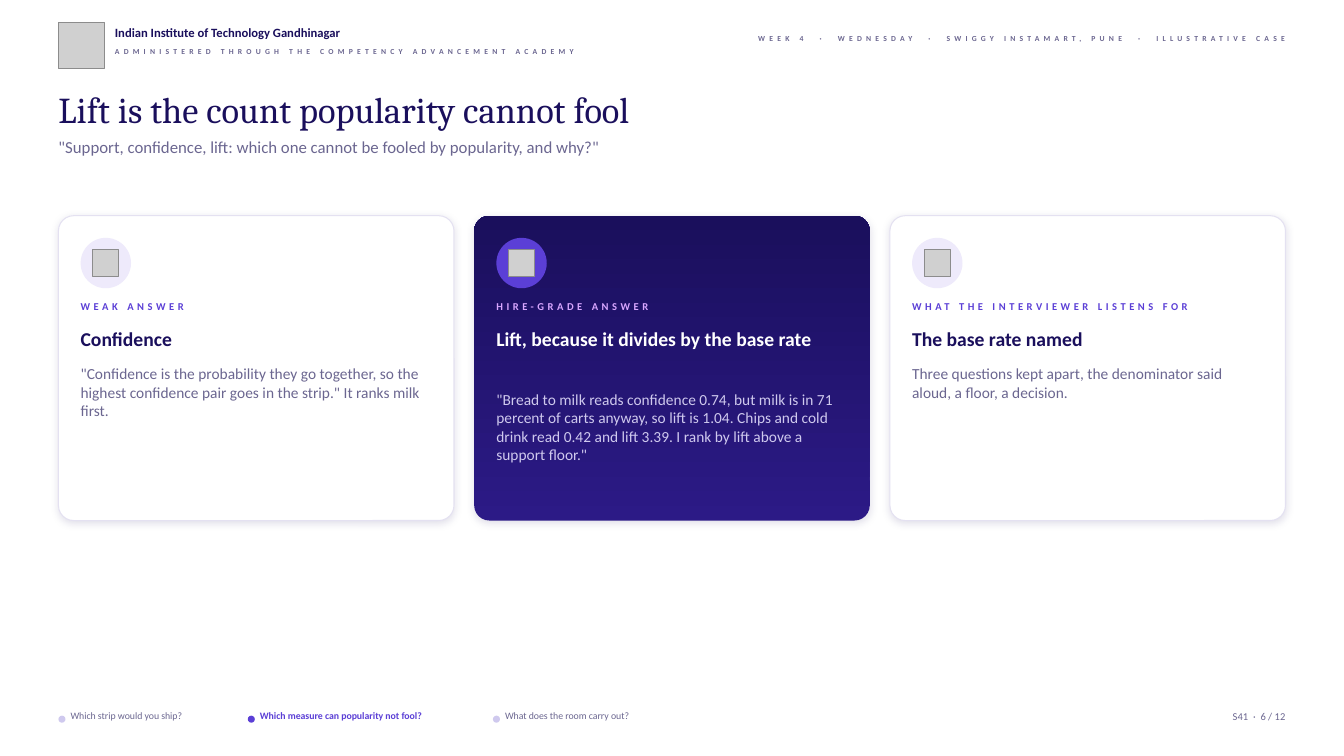
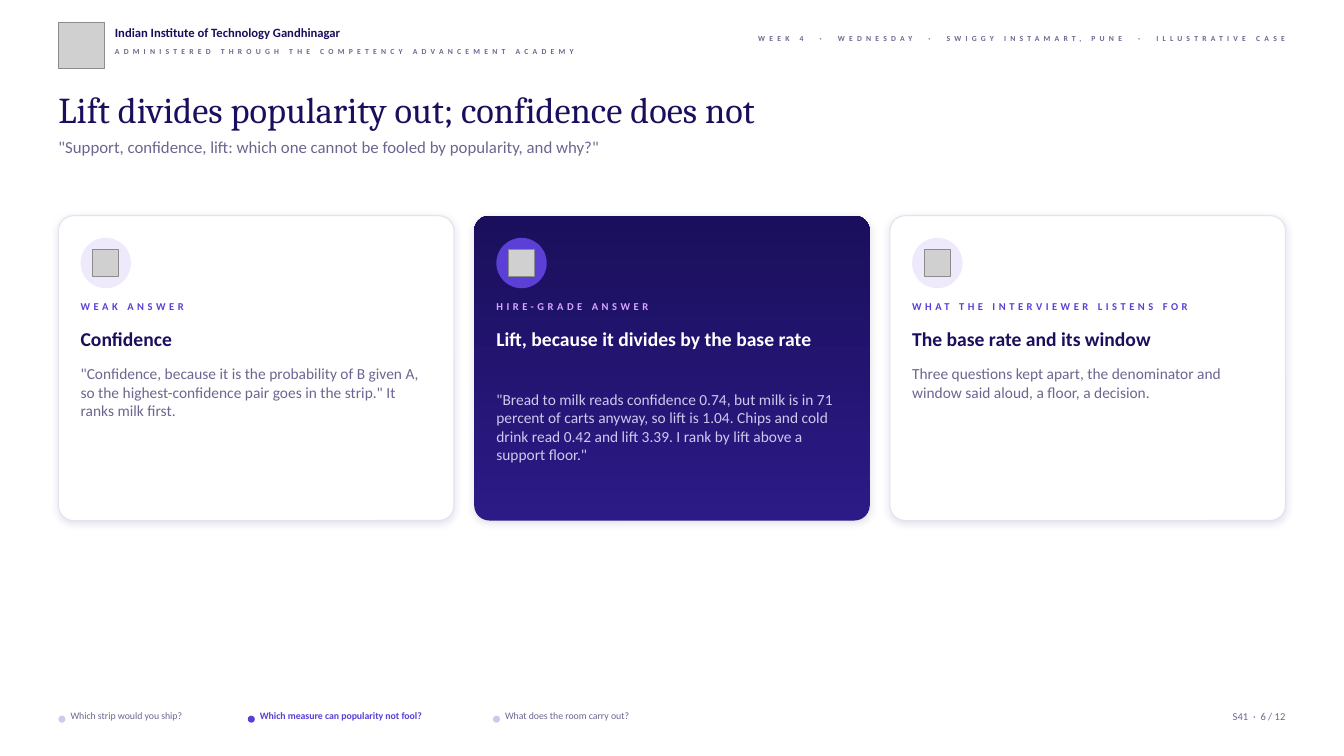
Before and after one commit to fde-academy-lab/c2-content-factory, a slide deck: slide 6 of content/W04/D3/slides/C2_W04_D03_half2_STUDENT.pptx. Drawn at 1344x756 pixels with LibreOffice and Linux fonts; fonts in the diff are those of the drawing; grey boxes stand for pictures; background and template pictures are left out. Boxes give left, top, right and bottom in pixels: in the first picture for what was removed or moved away, otherwise in the second. Text is boxed around its words. In the diff, an @@ line names an element or a change of style, - is before the commit and + after.

```diff
--- a/content/W04/D3/slides/C2_W04_D03_half2_STUDENT.pptx
+++ b/content/W04/D3/slides/C2_W04_D03_half2_STUDENT.pptx
@@ text at box(58, 97, 755, 131): text changed @@
-Lift is the count popularity cannot fool
+Lift divides popularity out; confidence does not
@@ text at box(912, 332, 1151, 346): text changed @@
-The base rate named
+The base rate and its window
@@ text at box(81, 368, 419, 416): text changed @@
-"Confidence is the probability they go together, so the highest confidence pair goes in the strip." It ranks milk first.
+"Confidence, because it is the probability of B given A, so the highest-confidence pair goes in the strip." It ranks milk first.
@@ text at box(912, 368, 1221, 400): text changed @@
-Three questions kept apart, the denominator said aloud, a floor, a decision.
+Three questions kept apart, the denominator and window said aloud, a floor, a decision.
```
Also in this commit, not shown: 8 other slides changed, 5 other files.
